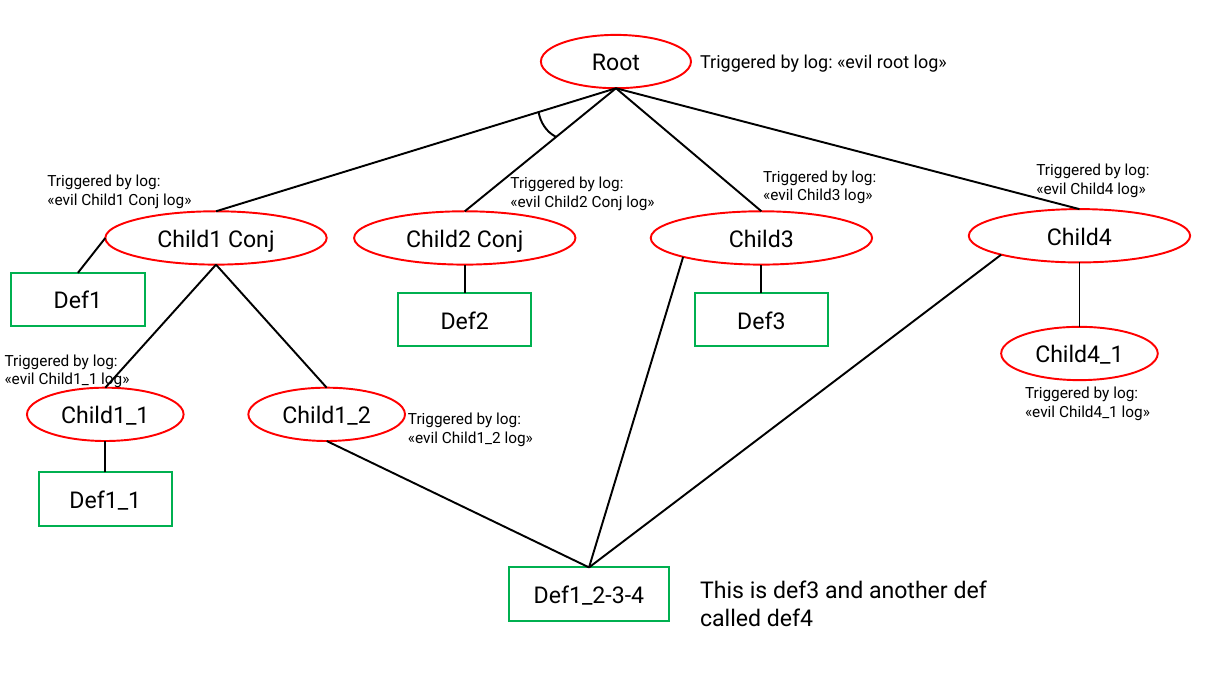
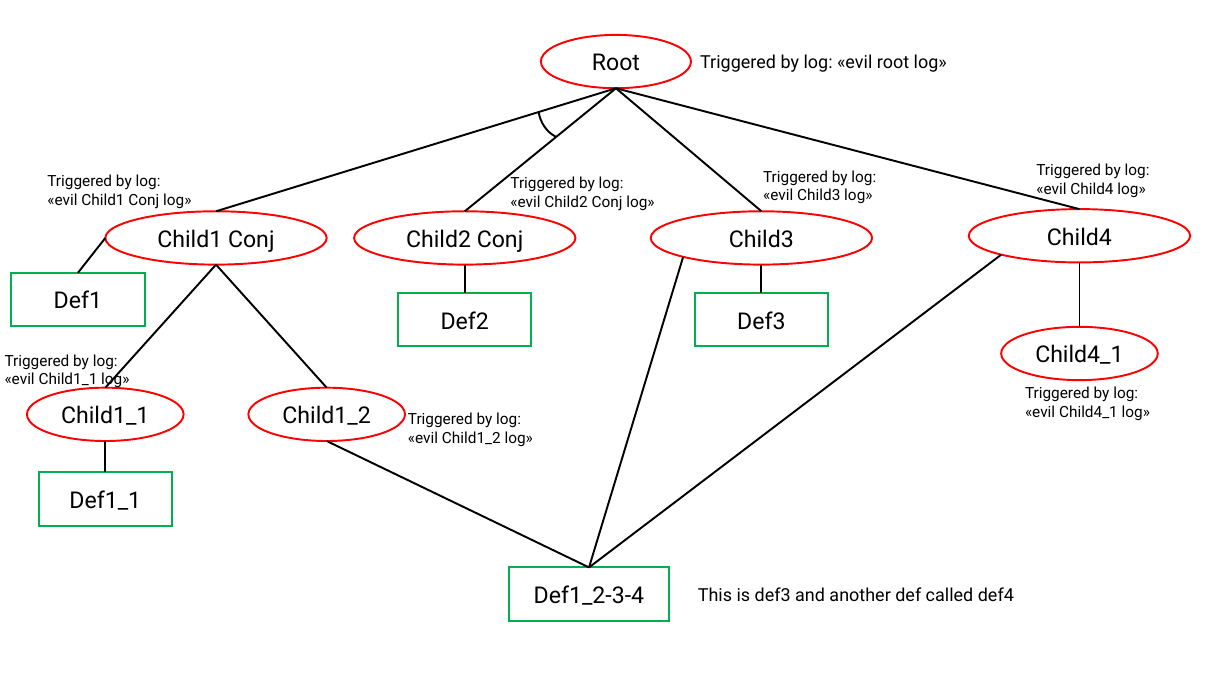
Before and after one commit to ZeroRickMore/TreeAlchemist, a slide deck: slide 1 of Wazuh-Attack-Defense-Tree-Converter/Code/Wazuh-ADT-Converter/Input-Files/test-tree/tree.pptx. Drawn at 1232x693 pixels with LibreOffice and Linux fonts; fonts in the diff are those of the drawing. Boxes give left, top, right and bottom in pixels: in the first picture for what was removed or moved away, otherwise in the second. Text is boxed around its words. In the diff, an @@ line names an element or a change of style, - is before the commit and + after.

```diff
--- a/Wazuh-Attack-Defense-Tree-Converter/Code/Wazuh-ADT-Converter/Input-Files/test-tree/tree.pptx
+++ b/Wazuh-Attack-Defense-Tree-Converter/Code/Wazuh-ADT-Converter/Input-Files/test-tree/tree.pptx
@@ text "This is def3 and another ...": place and size @@
-text "This is def3 and another ..." at bbox=[700, 580, 987, 627]
+text "This is def3 and another ..." at bbox=[698, 587, 1014, 601]
@@ text "This is def3 and another ..." at bbox=[698, 587, 1014, 601]: size 18 to 14 pt @@
```
